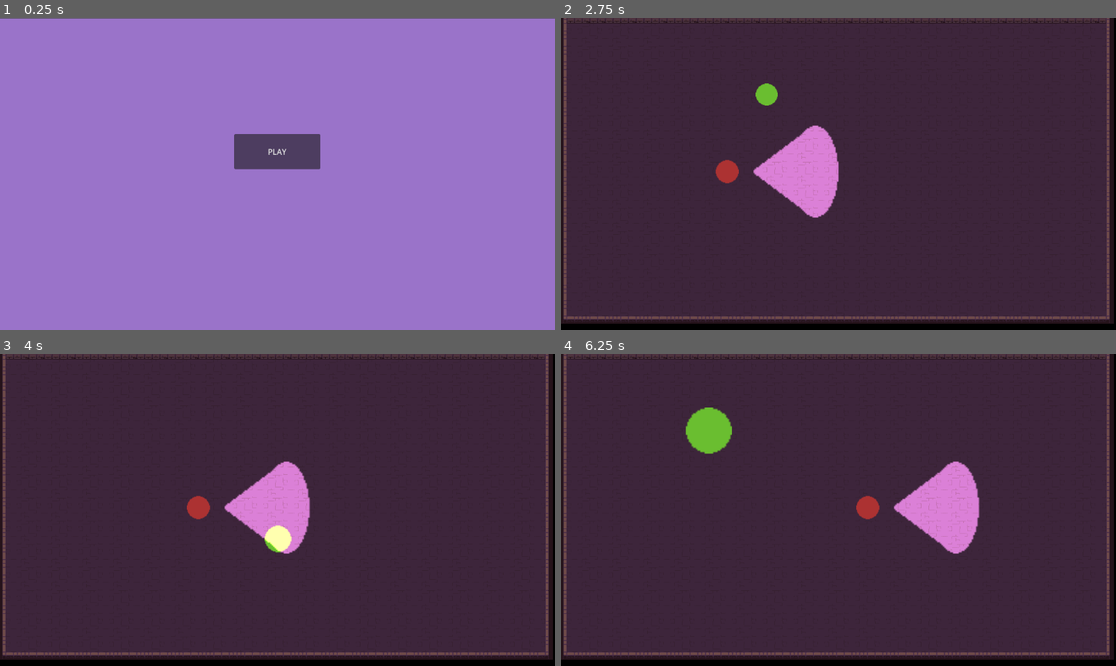
Above: before the commit, frames 1-4 (two rows, left to right).
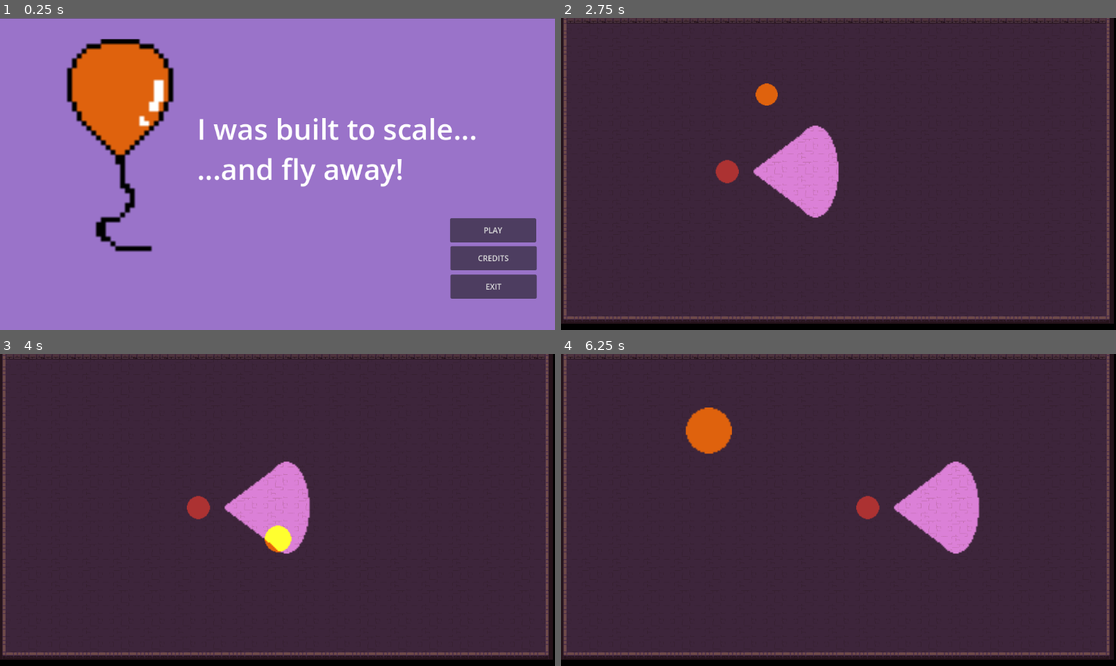
Above: after the commit, the same moments.

Repository: robliv/gamejam2024
Game: Godot game, scene res://scenes/game_manager.tscn
Same seed, same stepped clock (60 frames per second), same inputs: the game is played once before the commit and once after it.
Inputs (mouse positions are in pixels of both pictures, inside the frame that each line leads up to):
- Up to frame 1 (0.25 s): no input
- Up to frame 2 (2.75 s): click (1054, 258) at 0.5 s, where only the run after the commit has a clickable "CREDITS"; click "PLAY" at 1.25 s; tap Enter (ui_accept) at 2, 2.27 s; hold D (move_right) from 2.03 s (still down)
- Up to frame 3 (4 s): release D (move_right) at 2.78 s; hold S (move_down) 2.78-3.53 s; tap Enter (ui_accept) at 3.02 s; hold D (move_right) from 3.53 s (still down)
- Up to frame 4 (6.25 s): release D (move_right) at 4.28 s; hold W (move_up) 4.28-5.03 s; tap Enter (ui_accept) at 4.52, 5.27, 6.02 s; hold A (move_left) from 5.03 s (still down)

The runs differ from the first frame. In frame 1, 13% of the frame differs, in the area x 11-97%, y 6-90%; in frame 2, 0.2%; in frame 3, 0.3%; in frame 4, 1.0%.

Commit message:
a bit cleaner main menu

Diff:
--- a/project/scenes/menu.tscn
+++ b/project/scenes/menu.tscn
@@ -1,6 +1,7 @@
-[gd_scene load_steps=2 format=3 uid="uid://cn52ud82cguqf"]
+[gd_scene load_steps=3 format=3 uid="uid://cn52ud82cguqf"]
 
 [ext_resource type="Script" path="res://scripts/menu.gd" id="1_jqdk2"]
+[ext_resource type="Texture2D" uid="uid://basuwebw25ykd" path="res://assets/main_menu_ballon.png" id="2_62rcp"]
 
 [node name="Menu" type="Control"]
 layout_mode = 3
@@ -26,8 +27,44 @@
 
 [node name="PlayButton" type="Button" parent="."]
 layout_mode = 0
-offset_left = 488.0
-offset_top = 241.0
-offset_right = 667.0
-offset_bottom = 314.0
+offset_left = 936.0
+offset_top = 416.0
+offset_right = 1115.0
+offset_bottom = 466.0
 text = "PLAY"
+
+[node name="PlayButton2" type="Button" parent="."]
+layout_mode = 0
+offset_left = 937.0
+offset_top = 474.0
+offset_right = 1116.0
+offset_bottom = 524.0
+text = "CREDITS"
+
+[node name="PlayButton3" type="Button" parent="."]
+layout_mode = 0
+offset_left = 937.0
+offset_top = 533.0
+offset_right = 1116.0
+offset_bottom = 583.0
+text = "EXIT"
+
+[node name="Sprite2D" type="Sprite2D" parent="."]
+position = Vector2(249, 279)
+scale = Vector2(5, 5)
+texture = ExtResource("2_62rcp")
+
+[node name="RichTextLabel" type="RichTextLabel" parent="."]
+custom_minimum_size = Vector2(600, 300)
+layout_mode = 0
+offset_left = 411.0
+offset_top = 188.0
+offset_right = 1011.0
+offset_bottom = 488.0
+theme_override_font_sizes/bold_italics_font_size = 20
+theme_override_font_sizes/italics_font_size = 20
+theme_override_font_sizes/mono_font_size = 20
+theme_override_font_sizes/normal_font_size = 60
+theme_override_font_sizes/bold_font_size = 20
+text = "I was built to scale...
+...and fly away!"
Binary file added: project/assets/air_meter.png
Not shown, added: project/assets/air_meter.png.import
Binary file added: project/assets/main_menu_ballon.png
Not shown, added: project/assets/main_menu_ballon.png.import
Binary file changed: project/assets/player.png
